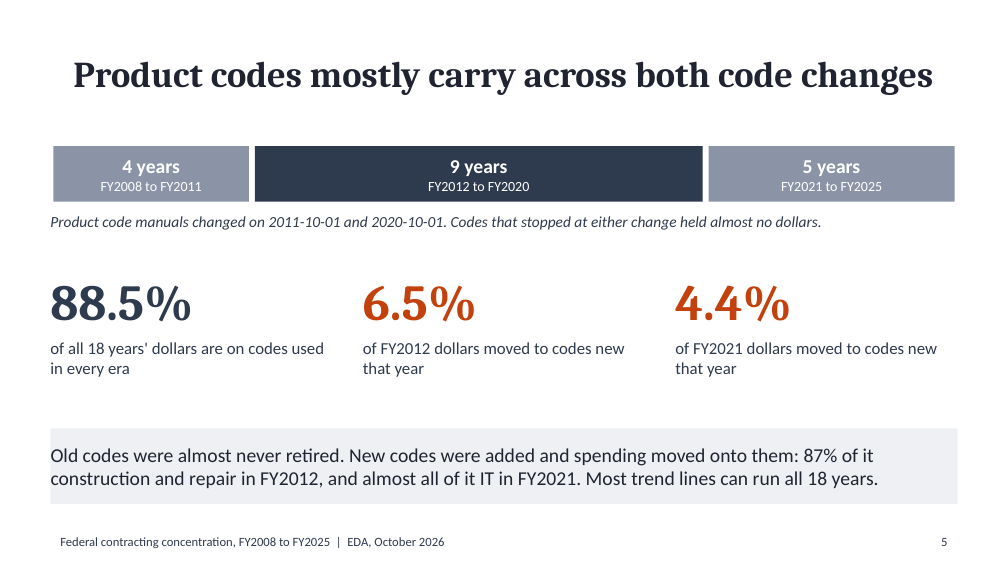
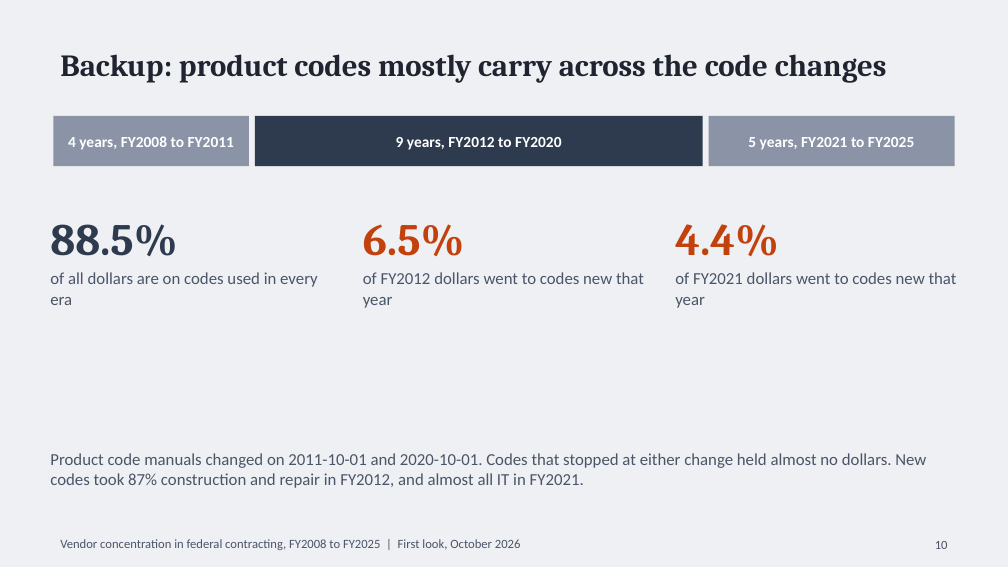
Before and after one commit to abh5227/federal-contracting-concentration, a slide deck: slide 10 of reports/eda/eda_presentation.pptx (slide 5 before the commit). Drawn at 1008x567 pixels with LibreOffice and Linux fonts; fonts in the diff are those of the drawing. Boxes give left, top, right and bottom in pixels: in the first picture for what was removed or moved away, otherwise in the second. Text is boxed around its words. In the diff, an @@ line names an element or a change of style, - is before the commit and + after.

Commit message:
Rebuild the deck as a story the class can follow
The first deck led with findings and assumed the method. It now runs from the
question to the data, the processing, the measure, the first findings and what
they mean, with one plain-language line on each main slide:

1. The question, with two small markets scoring HHI 2,000 and 6,500
2. The data, with one real row: the largest FY2025 action in DoD's fixed-wing
   aircraft segment, a $14.1 billion Navy action with Lockheed Martin
3. The four processing steps and the GAO match
4. The segment, HHI and the three bands
5. Finding 1: segments above 2,500 hold 50% of FY2025 dollars, against 43% in
   FY2008
6. Finding 2: products far more than services, with fixed-wing aircraft as
   the example
7. What we can trust, what to be careful about, and what comes next

Detailed tables move to five backup slides. Every number still comes from a
committed table: example_row.csv is new, written by src.eda.concentration.
The plan's presentation section describes the new outline.

```diff
--- a/reports/eda/eda_presentation.pptx
+++ b/reports/eda/eda_presentation.pptx
@@ background #FFFFFF to #EEF0F3 @@
@@ title at (60, 54, 887, 83): text changed; size 26 to 22 pt @@
-Product codes mostly carry across both code changes
+Backup: product codes mostly carry across the code changes
@@ rectangle: place and size @@
-rectangle at (53, 146, 249, 202)
+rectangle at (53, 116, 249, 166)
@@ rectangle: place and size @@
-rectangle at (255, 146, 703, 202)
+rectangle at (255, 116, 703, 166)
@@ rectangle: place and size @@
-rectangle at (709, 146, 955, 202)
+rectangle at (709, 116, 955, 166)
@@ text at (68, 136, 234, 150): text changed; size 10 to 11 pt; bold on @@
-4 years
-FY2008 to FY2011
+4 years, FY2008 to FY2011
@@ text at (396, 137, 561, 150): text changed; size 10 to 11 pt; bold on @@
-9 years
-FY2012 to FY2020
+9 years, FY2012 to FY2020
@@ text at (748, 137, 914, 150): text changed; size 10 to 11 pt; bold on @@
-5 years
-FY2021 to FY2025
+5 years, FY2021 to FY2025
@@ text "88.5%": place and size @@
-text "88.5%" at (50, 285, 193, 322)
+text "88.5%" at (50, 224, 177, 256)
@@ text "6.5%": place and size @@
-text "6.5%" at (363, 286, 477, 322)
+text "6.5%" at (363, 224, 464, 256)
@@ size 36 to 32 pt; vertical alignment middle to bottom in 3 elements at (50, 224, 177, 256), (363, 224, 464, 256), (675, 224, 779, 256) @@
@@ text "4.4%": place and size @@
-text "4.4%" at (675, 285, 792, 322)
+text "4.4%" at (675, 224, 779, 256)
@@ text at (50, 272, 318, 305): text changed; text colour #2E3A4D to #4A5568 @@
-of all 18 years' dollars are on codes used in every era
+of all dollars are on codes used in every era
@@ text at (363, 272, 644, 308): text changed; text colour #2E3A4D to #4A5568 @@
-of FY2012 dollars moved to codes new that year
+of FY2012 dollars went to codes new that year
@@ text at (675, 272, 957, 308): text changed; text colour #2E3A4D to #4A5568 @@
-of FY2021 dollars moved to codes new that year
+of FY2021 dollars went to codes new that year
@@ text "Product code manuals changed on ..." at (50, 453, 926, 488): vertical alignment middle to top @@
@@ rectangle removed at (50, 428, 958, 504) @@
-Old codes were almost never retired. New codes were added and spending moved onto them: 87% of it construction and repair in FY2012, and almost all of it IT in FY2021. Most trend lines can run all 18 years.
@@ text at (50, 453, 926, 488): text changed; size 11 to 12 pt; text colour #2E3A4D to #4A5568; italic off @@
-Product code manuals changed on 2011-10-01 and 2020-10-01. Codes that stopped at either change held almost no dollars.
+Product code manuals changed on 2011-10-01 and 2020-10-01. Codes that stopped at either change held almost no dollars. New codes took 87% construction and repair in FY2012, and almost all IT in FY2021.
@@ text at (60, 539, 521, 550): text changed; text colour #2E3A4D to #4A5568 @@
-Federal contracting concentration, FY2008 to FY2025 | EDA, October 2026
+Vendor concentration in federal contracting, FY2008 to FY2025 | First look, October 2026
@@ page number removed at (941, 538, 947, 546) @@
-5
@@ page number added at (935, 541, 948, 549), 9 pt, text #4A5568 @@
+10
```
Also in this commit, not shown: 6 other slides changed, 6 slides added, 2 slides removed, 5 other files.
